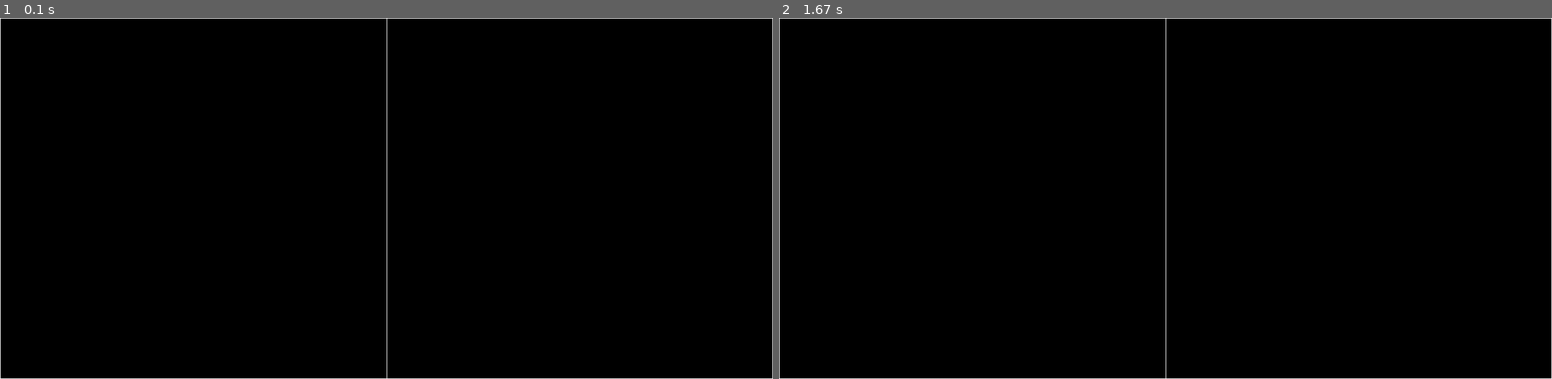
Above: before the commit, frames 1-2 (left to right).
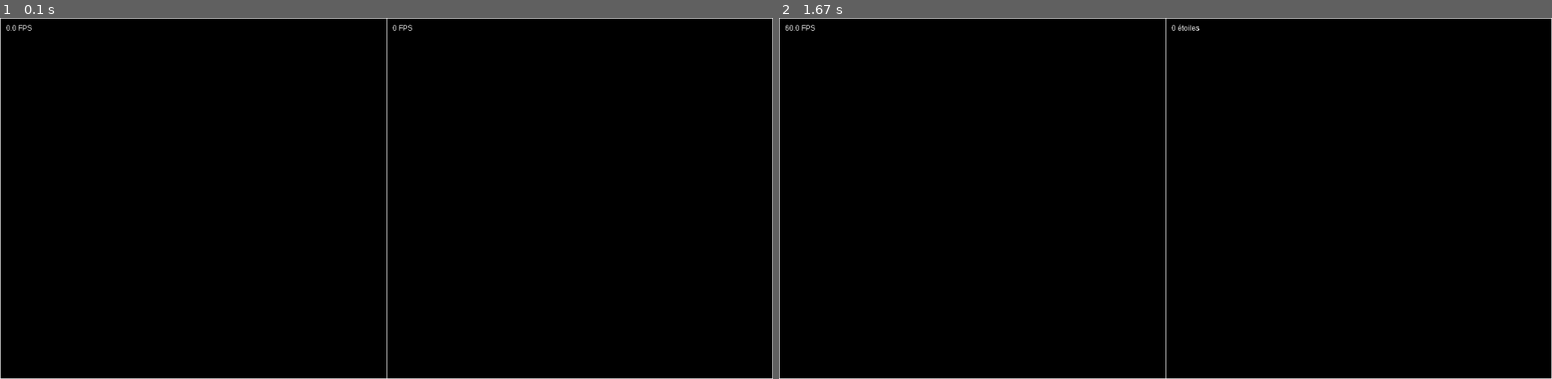
Above: after the commit, the same moments.

Repository: christophejacques/examples
Game: pygame game, started from monjeux.py
Same seed, same stepped clock (60 frames per second), same inputs: the game is played once before the commit and once after it.
Inputs (mouse positions are in pixels of both pictures, inside the frame that each line leads up to):
- Up to frame 1 (0.1 s): no input
- Up to frame 2 (1.67 s): hold P 0.33-0.8 s; move the mouse to (1134, 212) at 0.37 s

The runs differ from the first frame. In frame 1, less than 0.1% of the frame differs, in the area x 0-54%, y 1-4%; in frame 2, less than 0.1%, in the area x 0-55%, y 1-4%.

Commit message:
Ajout d'exemples sur les fonctions des listes

Diff:
--- a/monjeux.py
+++ b/monjeux.py
@@ -21,9 +21,10 @@
         # creation d'un nouveau point
         if len(self.liste) < self.maximum:
             au_centre = False
+            retrecicement = 10
             while not au_centre:
-                x = random.randint(self.zone[0][0], self.zone[1][0])
-                y = random.randint(self.zone[0][1], self.zone[1][1])
+                x = random.randint(self.zone[0][0]+retrecicement, self.zone[1][0]-retrecicement)
+                y = random.randint(self.zone[0][1]+retrecicement, self.zone[1][1]-retrecicement)
                 z = random.randint(10, max_star_dist)
                 au_centre = math.sqrt( \
                     (self.center[0]-x)*(self.center[0]-x) + (self.center[1]-y)*(self.center[1]-y)) > 10
@@ -31,9 +32,9 @@
                                y, \
                                z, \
                                random.randint(1, 10),
-                               self.center[0] + int(200 * (x - self.center[0])) // z,
-                               self.center[1] + int(200 * (y - self.center[1])) // z, \
-                               self.zone[0][0] // z
+                               self.center[0] + int(2 * (x - self.center[0])) // z,
+                               self.center[1] + int(2 * (y - self.center[1])) // z, \
+                               self.zone[0][0] // z // 2
                               ])
 
         # animation des points
@@ -42,18 +43,20 @@
             if e[2] < 1:
                 self.liste.pop(i)
             else:
-                e[4] = self.center[0] + int(200 * (e[0] - self.center[0])) // e[2]
-                e[5] = self.center[1] + int(200 * (e[1] - self.center[1])) // e[2]
-                e[6] = self.zone[0][0] // e[2]
+                e[4] = self.center[0] + int(100 * (e[0] - self.center[0])) // e[2]
+                e[5] = self.center[1] + int(100 * (e[1] - self.center[1])) // e[2]
+                e[6] = self.zone[0][0] // e[2] // 2
                 if e[4] - e[6] < self.zone[0][0] or e[5] - e[6] < self.zone[0][1] or \
                    e[4] + e[6] > self.zone[1][0] or e[5] + e[6] > self.zone[1][1]:
                     self.liste.pop(i)
 
     def get_coords(self):
+        color = lambda z : 255 * (max_star_dist - z) // max_star_dist
         l = [(
               nx, \
               ny, \
-              nz
+              nz,
+              (color(z), color(z), color(z))
              ) \
             for x, y, z, t, nx, ny, nz in self.liste]
 
@@ -111,6 +114,11 @@
 
 pygame.init()
 
+pygame.mixer_music.load("D:\\Mes Documents\\Musique\\Youtube Compilation\\DJ RN SR MEGA DANCE Vol 17 TRN DJ.mp3")
+
+clock = pygame.time.Clock()
+pygame.time.set_timer(pygame.USEREVENT, 500)
+
 pygame.display.set_caption("Ma fenêtre pygame")
 window_size = (1280, 600)
 zone = (window_size[0] // 2, window_size[1])
@@ -133,10 +141,19 @@
 mouse_pos = (window_size[0]//2, window_size[1]//2)
 mouse_cursor_circle_size = 40
 mouse_button_pressed = False
+user_event = True
+
+font = pygame.font.SysFont("Arial", 12, 0, 0)
+text_font = font.render(f"{clock.get_fps():3.1f} FPS", 0, white)
+nbstars_font = font.render(f"{len(etoiles.liste)} FPS", 0, white)
+
+# pygame.mixer_music.play()
 
 while Application_launched:
 
+    clock.tick()
     pygame.time.wait(10)
+
     if Application_active:
         screen.fill(black)
         pygame.draw.rect(screen, white, [(0, 0), window_size], 1)
@@ -147,7 +164,7 @@
 
         etoiles.update()
         for e in etoiles.get_coords():
-            pygame.draw.circle(screen, grey, e[:2], e[2])
+            pygame.draw.circle(screen, e[3], e[:2], e[2])
             # print(f"({x}, {y})", end=" ")
 
         if mouse_button_pressed:
@@ -158,8 +175,13 @@
             #pygame.draw.circle(screen, random_color(), mouse_pos, mouse_cursor_circle_size, 2)
 
         # affichage des modifications
+        screen.blit(text_font, (10, 10))
+        screen.blit(nbstars_font, (zone[0]+10, 10))
+
+
         pygame.display.flip()
 
+    # print(f"busy ? {pygame.mixer_music.get_busy()}")
 
     # gestion des evennements
     for event in pygame.event.get():
@@ -180,6 +202,9 @@
 
             elif key_code == pygame.K_F11:
                 pass
+
+            elif key_code == pygame.K_p:
+                pygame.mixer_music.play()
 
         # - touche souris enfoncée ------------------------------------------------------------------------
         elif event.type in [pygame.MOUSEBUTTONDOWN]:
@@ -215,7 +240,7 @@
             zone = (window_size[0] // 2, window_size[1])
 
             ballet = init_vars()
-            etoiles = Etoiles(100, [(zone[0], 0), window_size])
+            etoiles = Etoiles(150, [(zone[0], 0), window_size])
 
             screen = pygame.display.set_mode(window_size, pygame.RESIZABLE, 8)
 
@@ -224,5 +249,10 @@
             # Application_active = event.dict.get("gain", 0) == 1
             pass
 
+        # - USEREVENT activé toutes les 500ms -------------------------------------------------------------
+        elif event.type == pygame.USEREVENT:
+            text_font = font.render(f"{clock.get_fps():.1f} FPS", 0, white)
+            nbstars_font = font.render(f"{len(etoiles.liste)} étoiles", 0, white)
+
         else:
             print(event.dict, event.type)
